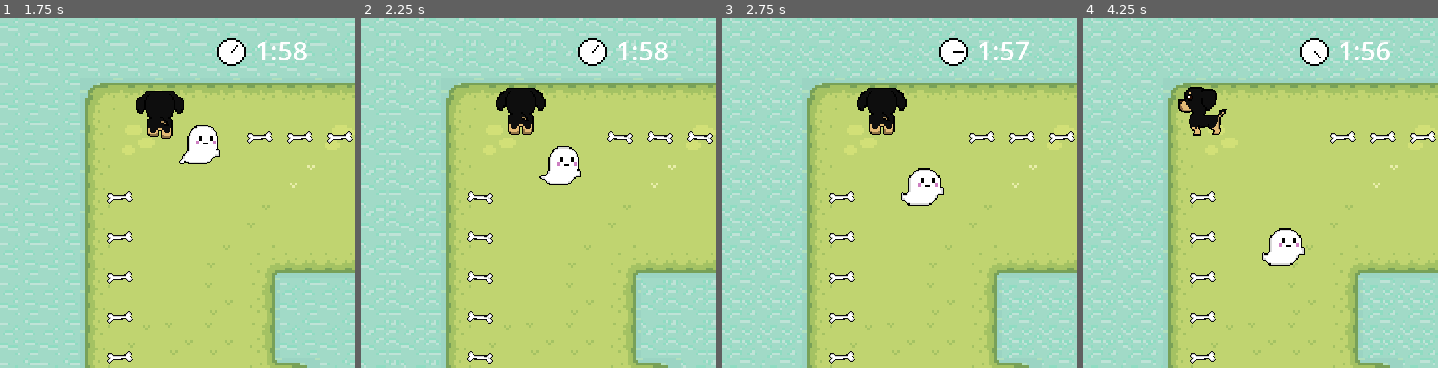
Above: before the commit, frames 1-4 (left to right).
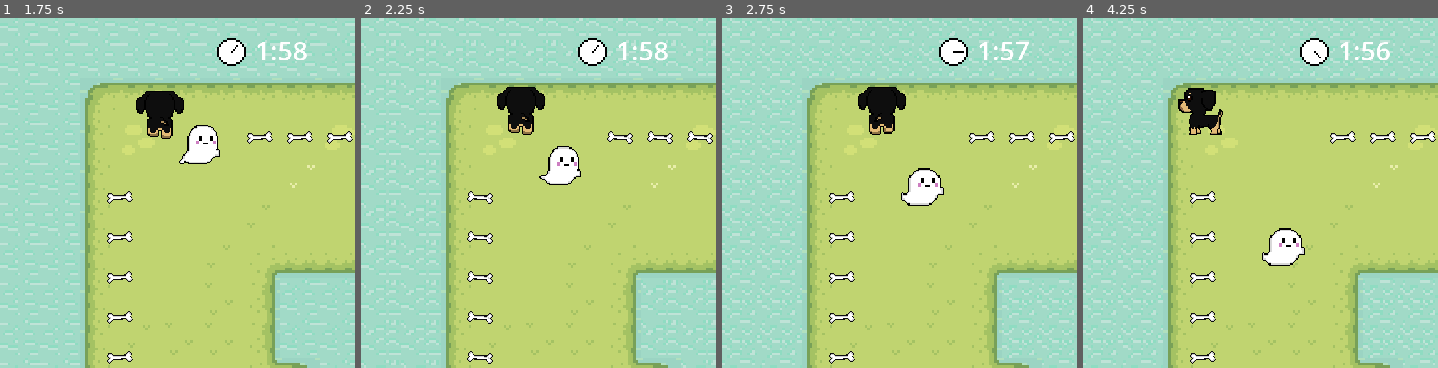
Above: after the commit, the same moments.

Repository: BeatrizPat/Dominic
Game: Godot game, scene res://level/opening_scene.tscn
Two runs of this game, one before a commit and one after it. Both use one fixed random seed, a clock stepped at 60 frames per second and the inputs below.
Inputs (mouse positions are % of the whole screen's width and height, from its top left):
- Up to frame 1 (1.75 s): click (49, 71) at 0.5 s; tap Enter (enter) at 1.25 s; hold W (up) from 1.28 s (still down); hold Space (space) from 1.28 s (still down)
- Up to frame 2 (2.25 s): keep holding W (up); release Space (space) at 2.03 s; tap Enter (enter) at 2.1 s
- Up to frame 3 (2.75 s): keep holding W (up); tap Space (space) at 2.3 s
- Up to frame 4 (4.25 s): release W (up) at 2.78 s; hold Space (space) 2.78-3.53 s; hold A (left) from 2.78 s (still down); tap Space (space) at 3.6 s
The pictures show only the part of the screen within x 0-50%, y 0-50%; the shares and areas given below are measured in that part.

Frame 1 is identical in both runs. In frame 2, 0.1% of the frame differs, in the area x 38-53%, y 19-34%; in frame 3, 0.1%; in frame 4, 0.2%, in the area x 27-41%, y 19-34%.
Error after the commit: Invalid type in function 'update_animation_parameters' in base 'CharacterBody2D (dog_player.gd)'. Cannot convert argument 1 from Object to Vector2. (res://play…

Commit message:
ajuste animações - não volta pro idle

Diff:
--- a/player/dog_player.gd
+++ b/player/dog_player.gd
@@ -33,13 +33,12 @@
 	#position += Vector2.ONE * tile_size/2
 
 func _process(delta):
-	if (not moving) and not game_over_flag: state_machine.travel("idle")
+	#if (not moving) and not game_over_flag: state_machine.travel("idle")
 
-	#print(state_machine.get_current_node())
+	print(state_machine.get_current_node())
 
 # Recebe os eventos de teclado
 func _unhandled_input(event):
-
 	if moving or game_over_flag:
 		return
 	for dir in inputs.keys():
@@ -48,6 +47,7 @@
 			current_direction = inputs[dir]
 			current_direction_name = dir
 	if event.is_action_pressed('space'): obstacles()
+	update_animation_parameters(event)
 
 # Função de movimentação do player
 func move(dir):
@@ -79,6 +79,9 @@
 	if(move_input != Vector2.ZERO):
 		animation_tree.set("parameters/idle/blend_position", move_input)
 		animation_tree.set("parameters/walk/blend_position", move_input)
+		animation_tree.set("parameters/space/blend_position", move_input)
+		animation_tree.set("parameters/over/blend_position", move_input)
+	else: state_machine.travel("idle")
 
 #Função para animação de game over e encerra o jogo
 func game_over():
@@ -90,7 +93,7 @@
 		animation_name = "over_" + current_direction_name
 	else:
 		animation_name = "over_down"
-	state_machine.travel(animation_name)
+	state_machine.travel('over')
 	await 500
 
 func animation_game_over_finished():
@@ -101,6 +104,7 @@
 	ray_object.force_raycast_update()
 	if !ray_object.is_colliding() or (!ray.is_colliding() and check_collider_istile(current_direction)):
 		print('dog instantiate obstacle')
+		state_machine.travel("space")
 		get_tree().call_group("enter", "instantiate_obstacle", self.global_position + (current_direction * tile_size), current_direction)
 	elif ray_object.is_colliding():
 		if (ray_object.get_collider().name).contains('obstaculo'):
--- a/player/dog_player.tscn
+++ b/player/dog_player.tscn
@@ -1,7 +1,7 @@
-[gd_scene load_steps=49 format=3 uid="uid://6su7471wdxtk"]
+[gd_scene load_steps=50 format=3 uid="uid://6su7471wdxtk"]
 
 [ext_resource type="Script" path="res://player/dog_player.gd" id="1_nr1kn"]
-[ext_resource type="Texture2D" uid="uid://c8yhkj0dmatxd" path="res://assets/dog/cachorro-sentado-sheet-completo.png" id="2_1pipw"]
+[ext_resource type="Texture2D" uid="uid://crah1cpc0tcw6" path="res://assets/dog/cachorro-sentado-sheet-completo_2.png" id="2_ulwl6"]
 
 [sub_resource type="RectangleShape2D" id="RectangleShape2D_uebv3"]
 size = Vector2(20.5461, 21.5918)
@@ -277,6 +277,69 @@
 "values": [6, 7]
 }
 
+[sub_resource type="Animation" id="Animation_ejcym"]
+resource_name = "space front"
+tracks/0/type = "value"
+tracks/0/imported = false
+tracks/0/enabled = true
+tracks/0/path = NodePath("Sprite2D:frame")
+tracks/0/interp = 1
+tracks/0/loop_wrap = true
+tracks/0/keys = {
+"times": PackedFloat32Array(0, 0.2, 0.8),
+"transitions": PackedFloat32Array(1, 1, 1),
+"update": 1,
+"values": [0, 32, 0]
+}
+
+[sub_resource type="Animation" id="Animation_isto6"]
+resource_name = "space back"
+length = 0.6
+tracks/0/type = "value"
+tracks/0/imported = false
+tracks/0/enabled = true
+tracks/0/path = NodePath("Sprite2D:frame")
+tracks/0/interp = 1
+tracks/0/loop_wrap = true
+tracks/0/keys = {
+"times": PackedFloat32Array(5.96046e-08, 0.28),
+"transitions": PackedFloat32Array(1, 1),
+"update": 1,
+"values": [4, 33]
+}
+
+[sub_resource type="Animation" id="Animation_6ysbx"]
+resource_name = "space left"
+length = 0.6
+tracks/0/type = "value"
+tracks/0/imported = false
+tracks/0/enabled = true
+tracks/0/path = NodePath("Sprite2D:frame")
+tracks/0/interp = 1
+tracks/0/loop_wrap = true
+tracks/0/keys = {
+"times": PackedFloat32Array(5.96046e-08, 0.28),
+"transitions": PackedFloat32Array(1, 1),
+"update": 1,
+"values": [28, 29]
+}
+
+[sub_resource type="Animation" id="Animation_kjnfo"]
+resource_name = "space right"
+length = 0.6
+tracks/0/type = "value"
+tracks/0/imported = false
+tracks/0/enabled = true
+tracks/0/path = NodePath("Sprite2D:frame")
+tracks/0/interp = 1
+tracks/0/loop_wrap = true
+tracks/0/keys = {
+"times": PackedFloat32Array(5.96046e-08, 0.28),
+"transitions": PackedFloat32Array(1, 1),
+"update": 1,
+"values": [30, 31]
+}
+
 [sub_resource type="AnimationLibrary" id="AnimationLibrary_sdsrd"]
 _data = {
 "RESET": SubResource("Animation_uuptj"),
@@ -288,36 +351,15 @@
 "over_left": SubResource("Animation_88v76"),
 "over_right": SubResource("Animation_vlw6u"),
 "over_up": SubResource("Animation_iljqh"),
+"space back": SubResource("Animation_isto6"),
+"space front": SubResource("Animation_ejcym"),
+"space left": SubResource("Animation_6ysbx"),
+"space right": SubResource("Animation_kjnfo"),
 "walk_down": SubResource("Animation_f1vob"),
 "walk_left": SubResource("Animation_u7iqs"),
 "walk_right": SubResource("Animation_bwn1l"),
 "walk_up": SubResource("Animation_iihrk")
 }
-
-[sub_resource type="AnimationNodeAnimation" id="AnimationNodeAnimation_slrrw"]
-animation = &"over_up"
-
-[sub_resource type="AnimationNodeAnimation" id="AnimationNodeAnimation_t8boc"]
-animation = &"over_down"
-
-[sub_resource type="AnimationNodeAnimation" id="AnimationNodeAnimation_h7imr"]
-animation = &"over_right"
-
-[sub_resource type="AnimationNodeAnimation" id="AnimationNodeAnimation_dbjrt"]
-animation = &"over_left"
-
-[sub_resource type="AnimationNodeBlendSpace2D" id="AnimationNodeBlendSpace2D_hsqht"]
-blend_point_0/node = SubResource("AnimationNodeAnimation_slrrw")
-blend_point_0/pos = Vector2(0, 1)
-blend_point_1/node = SubResource("AnimationNodeAnimation_t8boc")
-blend_point_1/pos = Vector2(0, -0.9)
-blend_point_2/node = SubResource("AnimationNodeAnimation_h7imr")
-blend_point_2/pos = Vector2(1, 0)
-blend_point_3/node = SubResource("AnimationNodeAnimation_dbjrt")
-blend_point_3/pos = Vector2(-1, 0)
-min_space = Vector2(-1, -1.1)
-max_space = Vector2(1, 1.1)
-blend_mode = 1
 
 [sub_resource type="AnimationNodeAnimation" id="AnimationNodeAnimation_6ujvd"]
 animation = &"idle_down"
@@ -344,17 +386,55 @@
 max_space = Vector2(1, 1.1)
 blend_mode = 1
 
-[sub_resource type="AnimationNodeAnimation" id="AnimationNodeAnimation_kotxq"]
+[sub_resource type="AnimationNodeAnimation" id="AnimationNodeAnimation_qqn76"]
+animation = &"over_up"
+
+[sub_resource type="AnimationNodeAnimation" id="AnimationNodeAnimation_7f586"]
 animation = &"over_down"
 
-[sub_resource type="AnimationNodeAnimation" id="AnimationNodeAnimation_myodw"]
+[sub_resource type="AnimationNodeAnimation" id="AnimationNodeAnimation_rafi0"]
+animation = &"over_right"
+
+[sub_resource type="AnimationNodeAnimation" id="AnimationNodeAnimation_fvg27"]
 animation = &"over_left"
 
-[sub_resource type="AnimationNodeAnimation" id="AnimationNodeAnimation_b5oj7"]
-animation = &"over_right"
-
-[sub_resource type="AnimationNodeAnimation" id="AnimationNodeAnimation_4nf3q"]
-animation = &"over_up"
+[sub_resource type="AnimationNodeBlendSpace2D" id="AnimationNodeBlendSpace2D_l542n"]
+blend_point_0/node = SubResource("AnimationNodeAnimation_qqn76")
+blend_point_0/pos = Vector2(0, 1.1)
+blend_point_1/node = SubResource("AnimationNodeAnimation_7f586")
+blend_point_1/pos = Vector2(0, -1)
+blend_point_2/node = SubResource("AnimationNodeAnimation_rafi0")
+blend_point_2/pos = Vector2(1, 0)
+blend_point_3/node = SubResource("AnimationNodeAnimation_fvg27")
+blend_point_3/pos = Vector2(-1, 0)
+min_space = Vector2(-1, -1.1)
+max_space = Vector2(1, 1.1)
+blend_mode = 1
+
+[sub_resource type="AnimationNodeAnimation" id="AnimationNodeAnimation_0jlyb"]
+animation = &"space back"
+
+[sub_resource type="AnimationNodeAnimation" id="AnimationNodeAnimation_2p0wr"]
+animation = &"space front"
+
+[sub_resource type="AnimationNodeAnimation" id="AnimationNodeAnimation_qjdpd"]
+animation = &"space right"
+
+[sub_resource type="AnimationNodeAnimation" id="AnimationNodeAnimation_sd6fx"]
+animation = &"space left"
+
+[sub_resource type="AnimationNodeBlendSpace2D" id="AnimationNodeBlendSpace2D_8h20w"]
+blend_point_0/node = SubResource("AnimationNodeAnimation_0jlyb")
+blend_point_0/pos = Vector2(0, 1)
+blend_point_1/node = SubResource("AnimationNodeAnimation_2p0wr")
+blend_point_1/pos = Vector2(0, -0.9)
+blend_point_2/node = SubResource("AnimationNodeAnimation_qjdpd")
+blend_point_2/pos = Vector2(1, 0)
+blend_point_3/node = SubResource("AnimationNodeAnimation_sd6fx")
+blend_point_3/pos = Vector2(-1, 0)
+min_space = Vector2(-1, -1.1)
+max_space = Vector2(1, 1.1)
+blend_mode = 1
 
 [sub_resource type="AnimationNodeAnimation" id="AnimationNodeAnimation_eeolg"]
 animation = &"walk_down"
@@ -390,45 +470,31 @@
 [sub_resource type="AnimationNodeStateMachineTransition" id="AnimationNodeStateMachineTransition_rnvvi"]
 advance_mode = 0
 
-[sub_resource type="AnimationNodeStateMachineTransition" id="AnimationNodeStateMachineTransition_b4o1d"]
+[sub_resource type="AnimationNodeStateMachineTransition" id="AnimationNodeStateMachineTransition_in4sb"]
+
+[sub_resource type="AnimationNodeStateMachineTransition" id="AnimationNodeStateMachineTransition_17fte"]
 switch_mode = 2
-
-[sub_resource type="AnimationNodeStateMachineTransition" id="AnimationNodeStateMachineTransition_o5v1y"]
+advance_mode = 2
+
+[sub_resource type="AnimationNodeStateMachineTransition" id="AnimationNodeStateMachineTransition_lk8l5"]
+
+[sub_resource type="AnimationNodeStateMachineTransition" id="AnimationNodeStateMachineTransition_xt0af"]
 switch_mode = 2
-
-[sub_resource type="AnimationNodeStateMachineTransition" id="AnimationNodeStateMachineTransition_lnuj8"]
-switch_mode = 2
-
-[sub_resource type="AnimationNodeStateMachineTransition" id="AnimationNodeStateMachineTransition_e3y1l"]
-switch_mode = 2
-
-[sub_resource type="AnimationNodeStateMachineTransition" id="AnimationNodeStateMachineTransition_n2kg8"]
-
-[sub_resource type="AnimationNodeStateMachineTransition" id="AnimationNodeStateMachineTransition_tw3mq"]
-
-[sub_resource type="AnimationNodeStateMachineTransition" id="AnimationNodeStateMachineTransition_fob4s"]
-
-[sub_resource type="AnimationNodeStateMachineTransition" id="AnimationNodeStateMachineTransition_mwa0o"]
+advance_mode = 2
 
 [sub_resource type="AnimationNodeStateMachine" id="AnimationNodeStateMachine_46la2"]
-states/End/position = Vector2(768.889, 142.321)
-states/Start/position = Vector2(209.333, 100.512)
-"states/game over/node" = SubResource("AnimationNodeBlendSpace2D_hsqht")
-"states/game over/position" = Vector2(77, 34.3333)
+states/End/position = Vector2(610.222, 144.076)
+states/Start/position = Vector2(209.333, 143.961)
 states/idle/node = SubResource("AnimationNodeBlendSpace2D_b5f6a")
-states/idle/position = Vector2(309.778, 99.3114)
-states/over_down/node = SubResource("AnimationNodeAnimation_kotxq")
-states/over_down/position = Vector2(593.395, 50.3333)
-states/over_left/node = SubResource("AnimationNodeAnimation_myodw")
-states/over_left/position = Vector2(593.889, 111.222)
-states/over_right/node = SubResource("AnimationNodeAnimation_b5oj7")
-states/over_right/position = Vector2(592.407, 162.333)
-states/over_up/node = SubResource("AnimationNodeAnimation_4nf3q")
-states/over_up/position = Vector2(589.741, 227.667)
+states/idle/position = Vector2(337.877, 141.546)
+states/over/node = SubResource("AnimationNodeBlendSpace2D_l542n")
+states/over/position = Vector2(493, 144.971)
+states/space/node = SubResource("AnimationNodeBlendSpace2D_8h20w")
+states/space/position = Vector2(337.507, 50.3333)
 states/walk/node = SubResource("AnimationNodeBlendSpace2D_jd33c")
-states/walk/position = Vector2(310.667, 206.141)
-transitions = ["Start", "idle", SubResource("AnimationNodeSt …(139 unchanged characters)… ionNodeStateMachineTransition_rnvvi"), "over_down", "End", SubResource("AnimationNodeStateMachineTransition_b4o1d"), "over_left", "End", SubResource("AnimationNodeStateMachineTransition_o5v1y"), "over_right", "End", SubResource("AnimationNodeStateMachineTransition_lnuj8"), "over_up", "End", SubResource("AnimationNodeStateMachineTransition_e3y1l"), "idle", "over_down", SubResource("AnimationNodeStateMachineTransition_n2kg8"), "idle", "over_left", SubResource("AnimationNodeStateMachineTransition_tw3mq"), "idle", "over_right", SubResource("AnimationNodeStateMachineTransition_fob4s"), "idle", "over_up", SubResource("AnimationNodeStateMachineTransition_mwa0o")]
-graph_offset = Vector2(1, 23)
+states/walk/position = Vector2(337.416, 226.141)
+transitions = ["Start", "idle", SubResource("AnimationNodeSt …(139 unchanged characters)… ionNodeStateMachineTransition_rnvvi"), "idle", "space", SubResource("AnimationNodeStateMachineTransition_in4sb"), "space", "idle", SubResource("AnimationNodeStateMachineTransition_17fte"), "idle", "over", SubResource("AnimationNodeStateMachineTransition_lk8l5"), "over", "End", SubResource("AnimationNodeStateMachineTransition_xt0af")]
+graph_offset = Vector2(48, 20)
 
 [node name="DogPlayer" type="CharacterBody2D"]
 collision_layer = 2
@@ -438,9 +504,9 @@
 [node name="Sprite2D" type="Sprite2D" parent="."]
 position = Vector2(0, -3)
 scale = Vector2(0.0424188, 0.0424188)
-texture = ExtResource("2_1pipw")
+texture = ExtResource("2_ulwl6")
 hframes = 4
-vframes = 7
+vframes = 9
 frame = 8
 
 [node name="CollisionShape2D" type="CollisionShape2D" parent="."]
@@ -456,9 +522,10 @@
 [node name="AnimationTree" type="AnimationTree" parent="."]
 tree_root = SubResource("AnimationNodeStateMachine_46la2")
 anim_player = NodePath("../AnimationPlayer")
-"parameters/game over/blend_position" = Vector2(0, 0)
-parameters/idle/blend_position = Vector2(0, 0)
-parameters/walk/blend_position = Vector2(0, 0)
+parameters/idle/blend_position = Vector2(-0.0362538, 0.562941)
+parameters/over/blend_position = Vector2(0, 0)
+parameters/space/blend_position = Vector2(-0.0271903, -0.394706)
+parameters/walk/blend_position = Vector2(0.187311, 0.161765)
 
 [node name="RayCast2D" type="RayCast2D" parent="."]
 scale = Vector2(1.18912, 0.656632)
Binary file added: assets/dog/cachorro-sentado-sheet-completo_2.png
Not shown, added: assets/dog/cachorro-sentado-sheet-completo_2.png.import
Binary file added: assets/dog/cachorro-sentado-sheet-finalizado_2.png
Not shown, added: assets/dog/cachorro-sentado-sheet-finalizado_2.png.import
